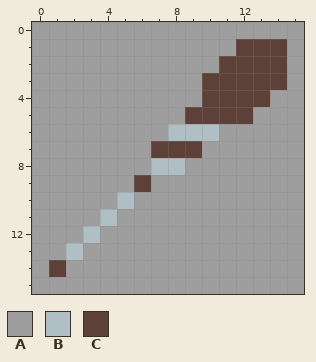
Edited in one commit: pixel-art file (Assets/Art/Icons/Items/Equipment/Weapons/Sword/Club Icon.aseprite). Above is the file before it was changed.
16x16 pixels, 1 frame.
Palette (. is transparent): A #9e9e9e  B #b0bec5  C #5d4037
Pixels before, first column x 0:
 0 AAAAAAAAAAAAAAAA
 1 AAAAAAAAAAAACCCA
 2 AAAAAAAAAAACCCCA
 3 AAAAAAAAAACCCCCA
 4 AAAAAAAAAACCCCAA
 5 AAAAAAAAACCCCAAA
 6 AAAAAAAABBBAAAAA
 7 AAAAAAACCCAAAAAA
 8 AAAAAAABBAAAAAAA
 9 AAAAAACAAAAAAAAA
10 AAAAABAAAAAAAAAA
11 AAAABAAAAAAAAAAA
12 AAABAAAAAAAAAAAA
13 AABAAAAAAAAAAAAA
14 ACAAAAAAAAAAAAAA
15 AAAAAAAAAAAAAAAA
New version:
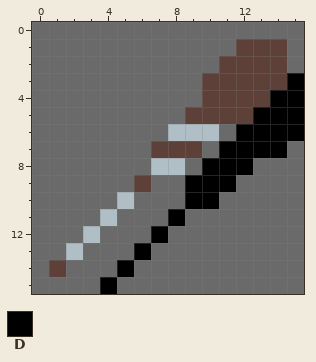
Colours new in this view: D #000000
Edits made:
{"colour":"A","old":"#9e9e9e","new":"#6a6a6a"}
{"y":3,"x":15,"old":"A","new":"D"}
{"y":4,"x":14,"old":"AA","new":"DD"}
{"y":5,"x":13,"old":"AAA","new":"DDD"}
{"y":6,"x":12,"old":"AAAA","new":"DDDD"}
{"y":7,"x":11,"old":"AAAA","new":"DDDD"}
{"y":8,"x":10,"old":"AAA","new":"DDD"}
{"y":9,"x":9,"old":"AAA","new":"DDD"}
{"y":10,"x":9,"old":"AA","new":"DD"}
{"y":11,"x":8,"old":"A","new":"D"}
{"y":12,"x":7,"old":"A","new":"D"}
{"y":13,"x":6,"old":"A","new":"D"}
{"y":14,"x":5,"old":"A","new":"D"}
{"y":15,"x":4,"old":"A","new":"D"}
